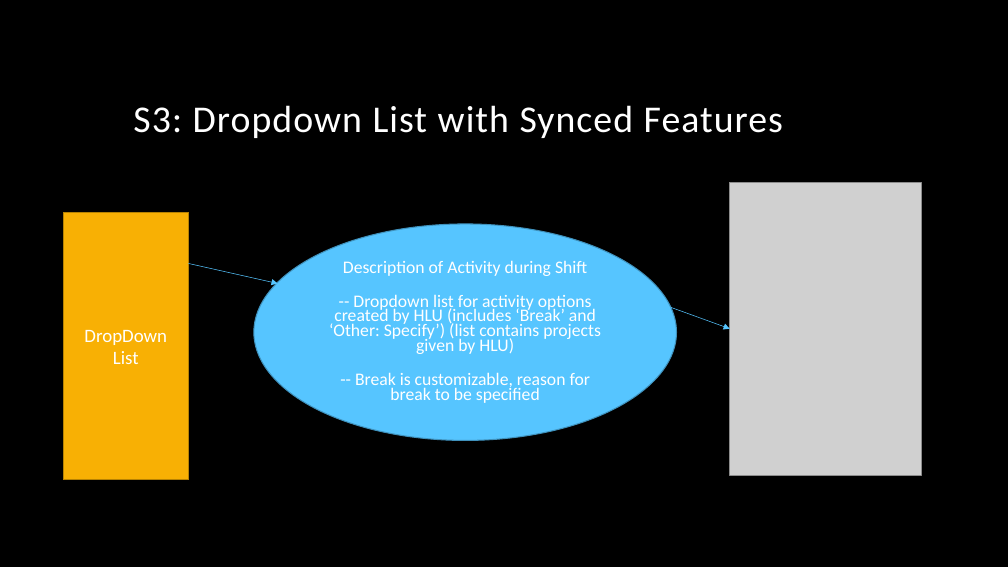
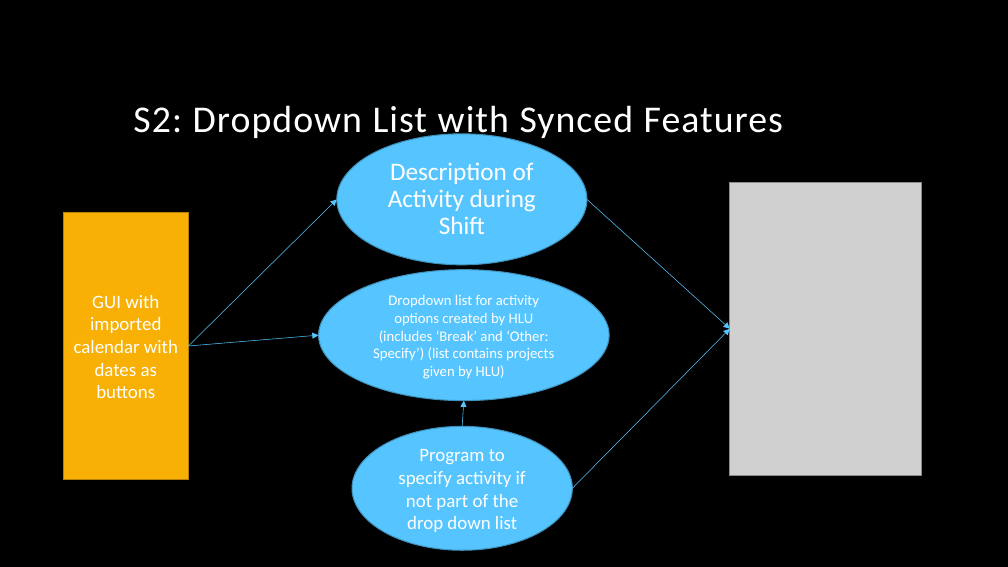
Before and after one commit to arnyboy101/InsemiTimeSheet, a slide deck: slide 3 of SubRoutine Diagrams/Time Tracker.pptx (slide 4 before the commit). Drawn at 1008x567 pixels with LibreOffice and Linux fonts; fonts in the diff are those of the drawing; grey boxes stand for pictures; background and template pictures are left out. Boxes give left, top, right and bottom in pixels: in the first picture for what was removed or moved away, otherwise in the second. Text is boxed around its words. In the diff, an @@ line names an element or a change of style, - is before the commit and + after.

```diff
--- a/SubRoutine Diagrams/Time Tracker.pptx
+++ b/SubRoutine Diagrams/Time Tracker.pptx
@@ title at box(133, 105, 783, 142): text changed @@
-S3: Dropdown List with Synced Features
+S2: Dropdown List with Synced Features
@@ text "Description of Activity during Shift": place and size @@
-text "Description of Activity during Shift" at box(254, 224, 677, 440)
+text "Description of Activity during Shift" at box(337, 134, 587, 265)
@@ text "Description of Activity during Shift" at box(337, 134, 587, 265): size 16.8 to 24 pt; line spacing 0.7 to 0.9 @@
@@ arrow moved from (188, 263) - (278, 284) to (188, 346) - (337, 200) @@
@@ arrow moved from (671, 307) - (730, 329) to (587, 200) - (730, 329) @@
@@ text in rectangle at box(74, 295, 178, 398): text changed @@
-DropDown List
+GUI with imported calendar with dates as buttons
@@ ellipse added at box(318, 270, 609, 401), fill #56C5FF, outline #4092BD 1 pt, 14 pt, text #FFFFFF @@
+Dropdown list for activity options created by HLU (includes ‘Break’ and ‘Other: Specify’) (list contains projects given by HLU)
@@ text at box(329, 294, 601, 403): paragraphs removed @@
--- Dropdown list for activity options created by HLU (includes ‘Break’ and ‘Other: Specify’) (list contains projects given by HLU)
--- Break is customizable, reason for break to be specified
@@ arrow added from (572, 488) to (730, 329), #56C5FF 0.5 pt @@
@@ arrow added from (188, 346) to (318, 335), #56C5FF 0.5 pt @@
@@ arrow added from (462, 426) to (464, 401), #56C5FF 0.5 pt @@
@@ ellipse added at box(352, 426, 572, 551), fill #56C5FF, outline #4092BD 1 pt, 18 pt, text #FFFFFF @@
+Program to specify activity if not part of the drop down list
```
Also in this commit, not shown: 5 other slides changed.
